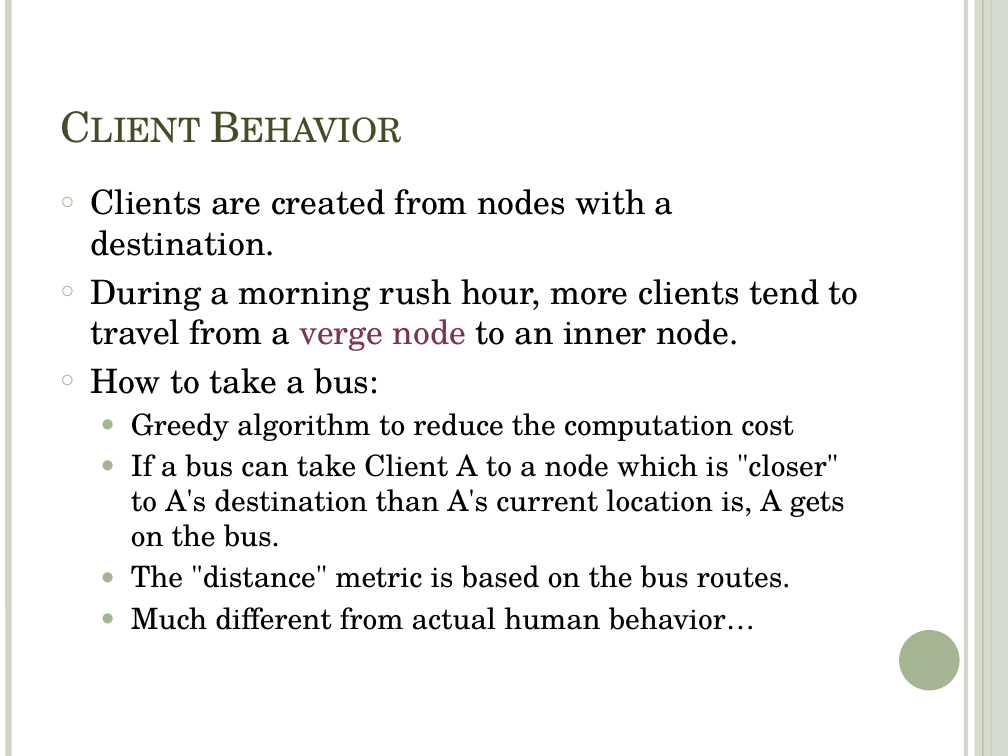
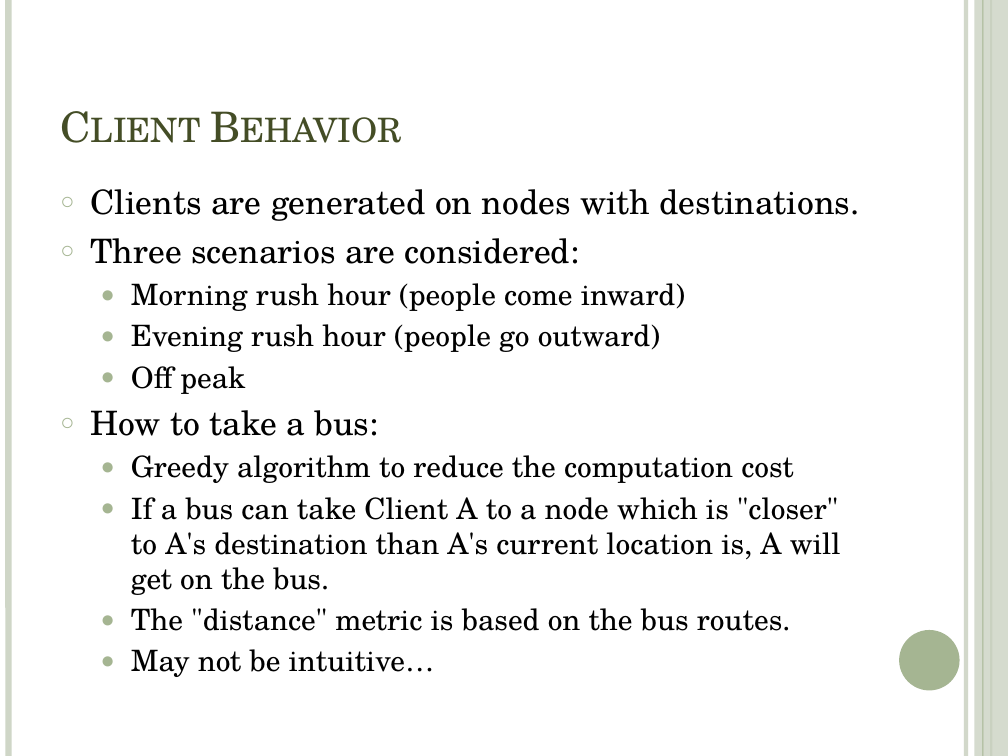
Before and after one commit to shawnwun/TPEBus_Simulation, a slide deck: slide 20 of ppt/multiagent_final-pochun.pptx. Drawn at 1008x756 pixels with LibreOffice and Linux fonts; fonts in the diff are those of the drawing. Boxes give left, top, right and bottom in pixels: in the first picture for what was removed or moved away, otherwise in the second. Text is boxed around its words. In the diff, an @@ line names an element or a change of style, - is before the commit and + after.

```diff
--- a/ppt/multiagent_final-pochun.pptx
+++ b/ppt/multiagent_final-pochun.pptx
@@ text at (x1=91, y1=189, x2=860, y2=394): text changed; size 24 to 21 pt @@
-○ Clients are created from nodes with a destination.
-○ During a morning rush hour, more clients tend to travel from a verge node to an inner node.
+○ Clients are generated on nodes with destinations.
+○ Three scenarios are considered:
+  ● Morning rush hour (people come inward)
+  ● Evening rush hour (people go outward)
+  ● Off peak
@@ text at (x1=131, y1=497, x2=841, y2=595): text changed @@
-  ● If a bus can take Client A to a node which is "closer" to A's destination than A's current location is, A gets on the bus.
+  ● If a bus can take Client A to a node which is "closer" to A's destination than A's current location is, A will get on the bus.
@@ text at (x1=131, y1=649, x2=435, y2=677): text changed @@
-  ● Much different from actual human behavior…
+  ● May not be intuitive…
```
Also in this commit, not shown: 9 other slides changed, 2 slides added, 2 slides removed, 2 other files.
